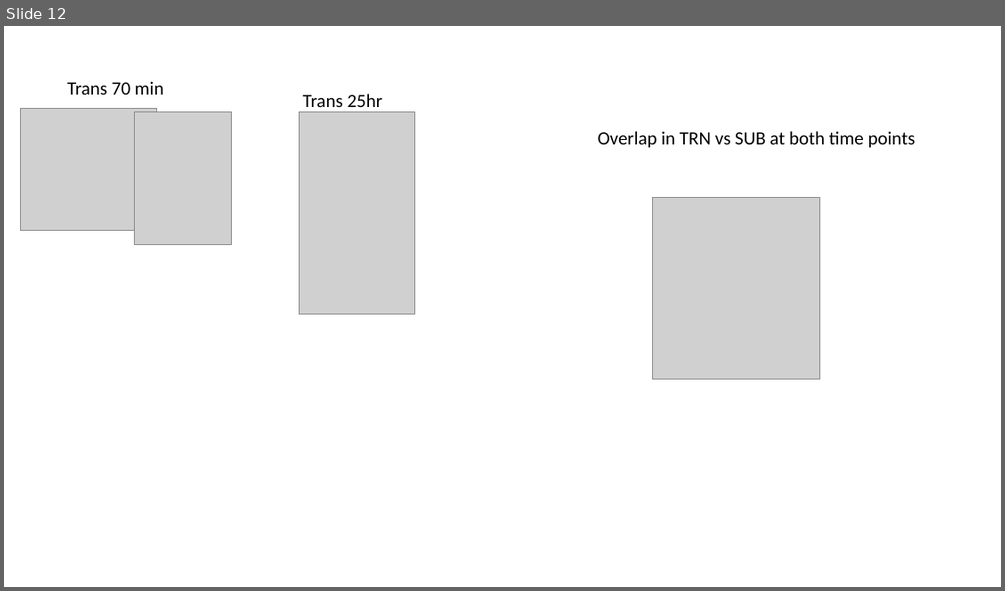
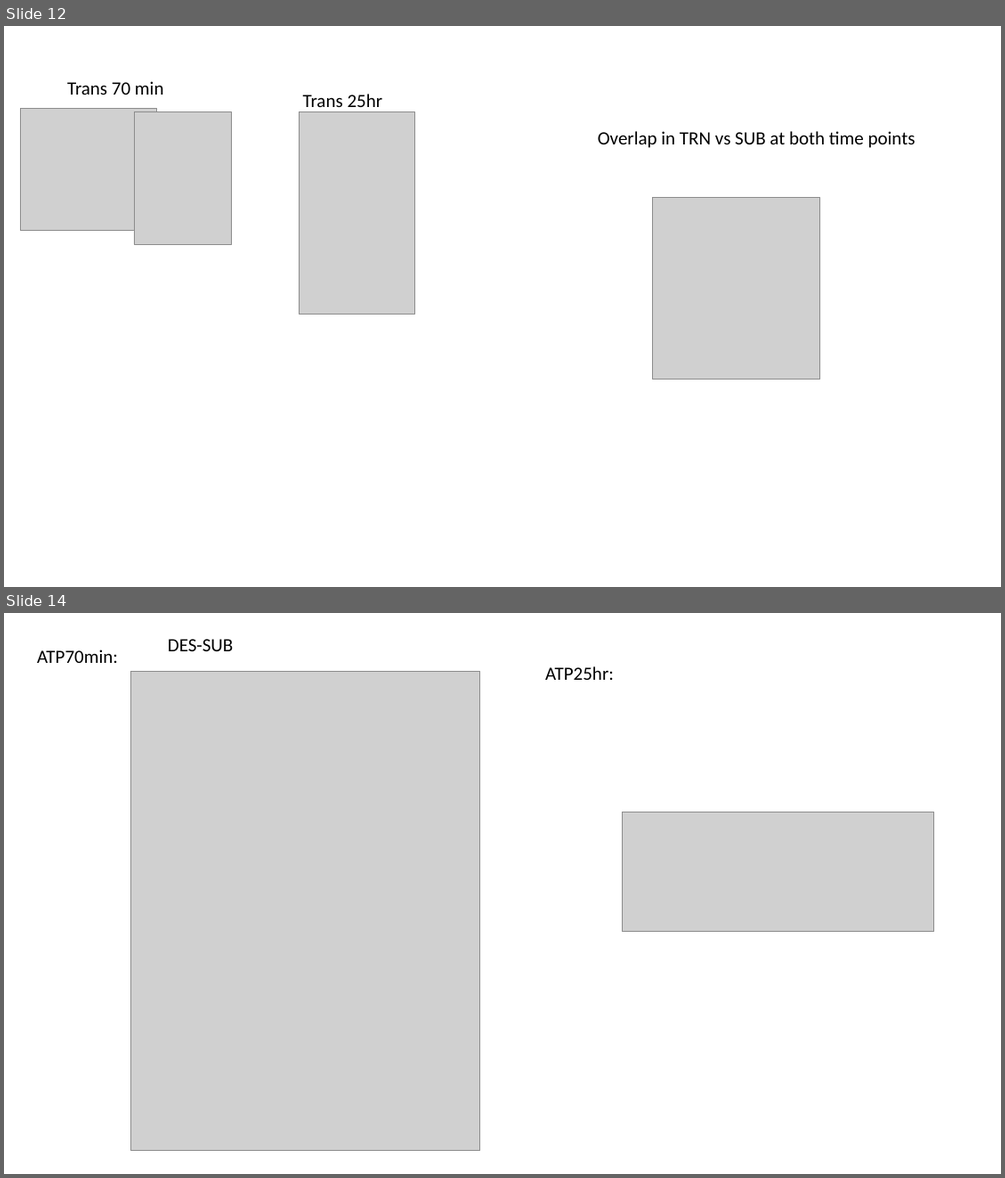
Before and after one commit to ty14/Transition25hr_Manuscript, a slide deck: manuscript/manuscript_figures/mPFC_manuscript_figures.pptx. Shown one above the other, each under a label of ours: slide 12 before the commit, slides 12 and 14 after it; the slides between them are not shown. The pictures are 1005x591 and 1005x1178 pixels, drawn with LibreOffice and Linux fonts; fonts in the diff are those of the drawing; grey boxes stand for pictures. Boxes give left, top, right and bottom in pixels: in the first picture for what was removed or moved away, otherwise in the second. Text is boxed around its words. In the diff, an @@ line names an element or a change of style, - is before the commit and + after.

```diff
--- a/manuscript/manuscript_figures/mPFC_manuscript_figures.pptx
+++ b/manuscript/manuscript_figures/mPFC_manuscript_figures.pptx
@@ slide 14 added at (x1=4, y1=613, x2=1001, y2=1174), background #FFFFFF @@
@@ text added at (x1=168, y1=639, x2=233, y2=651), 18 pt, text #000000 @@
+DES-SUB
@@ text added at (x1=37, y1=649, x2=118, y2=663), 18 pt, text #000000 @@
+ATP70min:
@@ picture added at (x1=131, y1=672, x2=479, y2=1151) @@
@@ text added at (x1=545, y1=666, x2=614, y2=680), 18 pt, text #000000 @@
+ATP25hr:
@@ picture added at (x1=623, y1=811, x2=934, y2=932) @@
```
Also in this commit, not shown: 11 other slides added, 11 other files.
